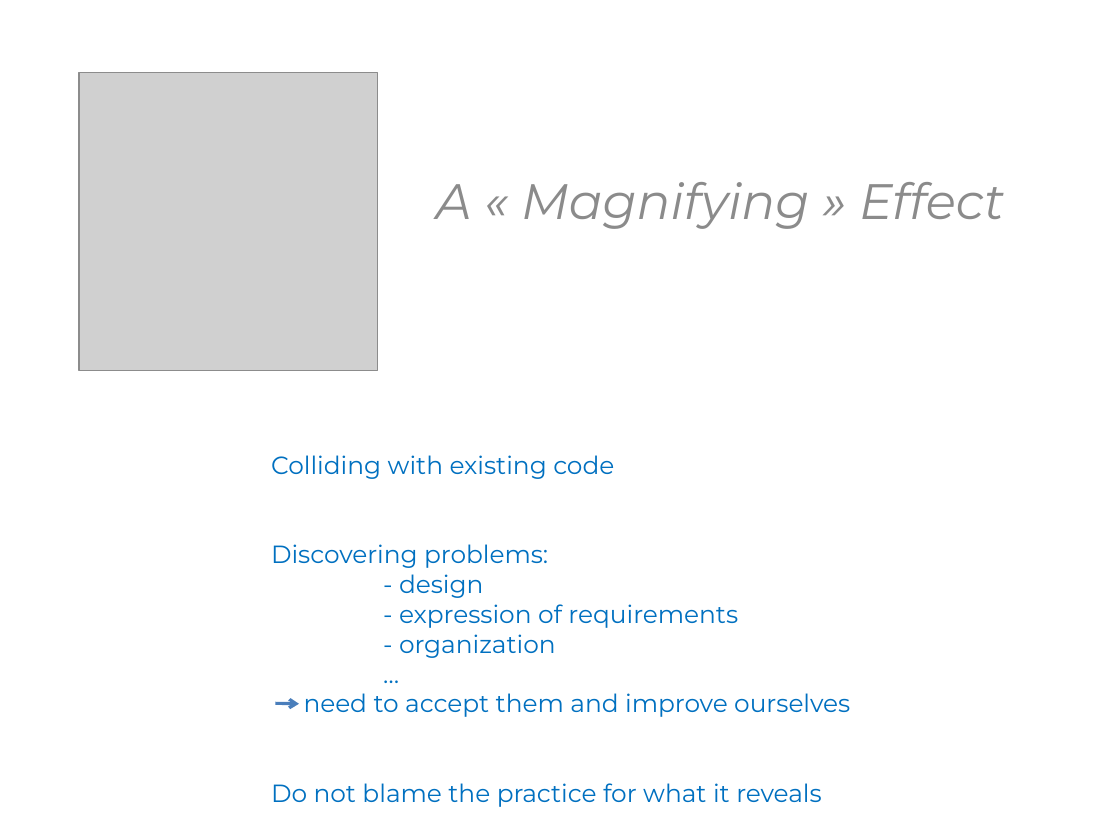
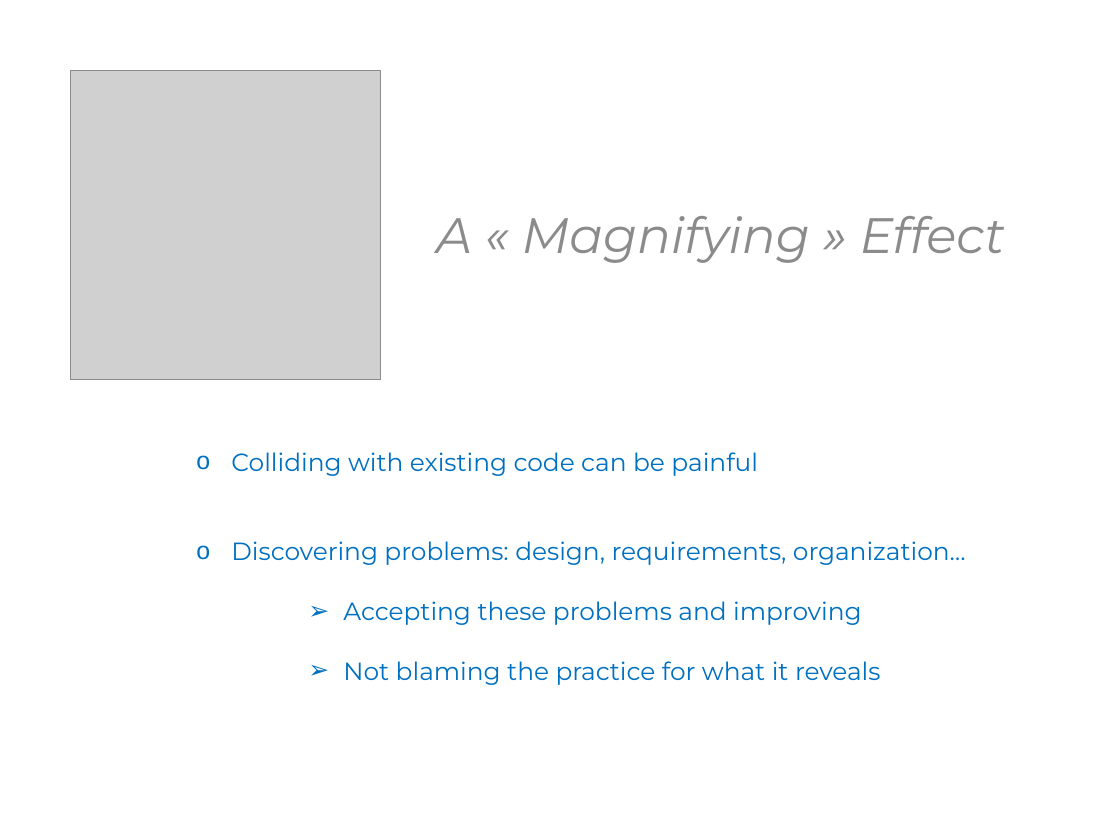
Before and after one commit to KhrisFernandez/tdd, a slide deck: slide 18 of initiation/resources/TDD - Initiation - EN.pptx (slide 34 before the commit). Drawn at 1120x840 pixels with LibreOffice and Linux fonts; fonts in the diff are those of the drawing; grey boxes stand for pictures. Boxes give left, top, right and bottom in pixels: in the first picture for what was removed or moved away, otherwise in the second. Text is boxed around its words. In the diff, an @@ line names an element or a change of style, - is before the commit and + after.

```diff
--- a/initiation/resources/TDD - Initiation - EN.pptx
+++ b/initiation/resources/TDD - Initiation - EN.pptx
@@ text "A « Magnifying » Effect": place and size @@
-text "A « Magnifying » Effect" at <box>436,182,1004,229</box>
+text "A « Magnifying » Effect" at <box>436,216,1005,263</box>
@@ picture: place and size @@
-picture at <box>80,73,379,371</box>
+picture at <box>71,71,381,380</box>
@@ text at <box>231,452,966,685</box>: text changed @@
-Colliding with existing code
-Discovering problems:
-- design
-- expression of requirements
-- organization
-…
-need to accept them and improve ourselves
-Do not blame the practice for what it reveals
+o Colliding with existing code can be painful
+o Discovering problems: design, requirements, organization…
+    ➢ Accepting these problems and improving
+    ➢ Not blaming the practice for what it reveals
@@ arrow removed from (276, 703) to (299, 703) @@
```
Also in this commit, not shown: 43 other slides changed, 14 slides added, 9 slides removed, 1 other file.
